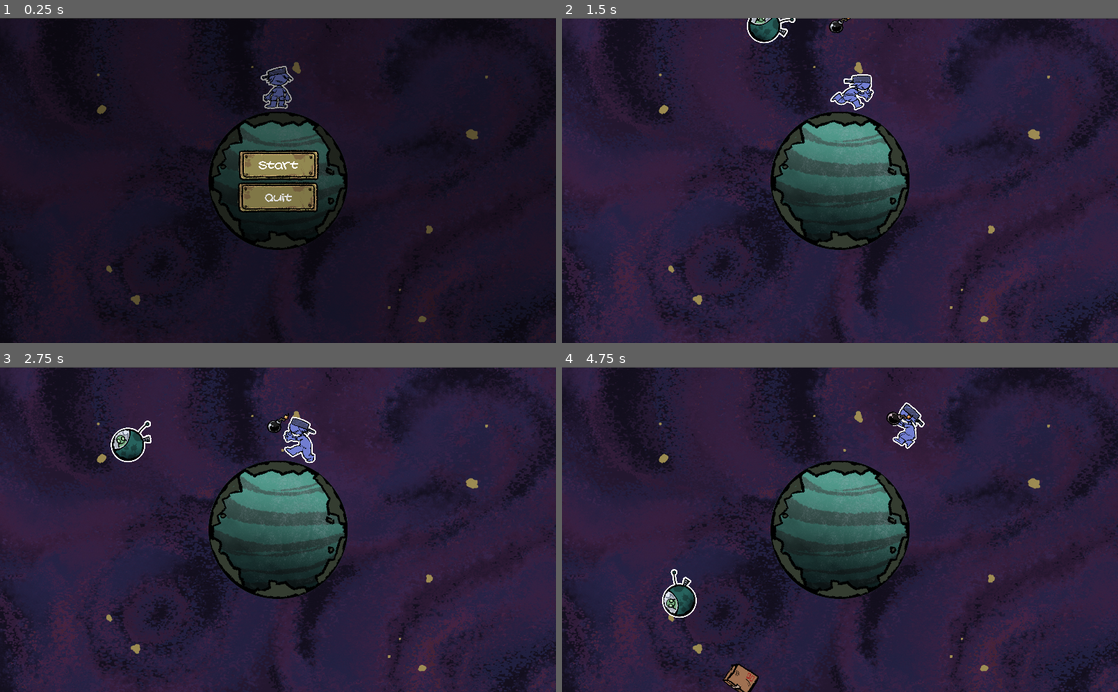
Above: before the commit, frames 1-4 (two rows, left to right).
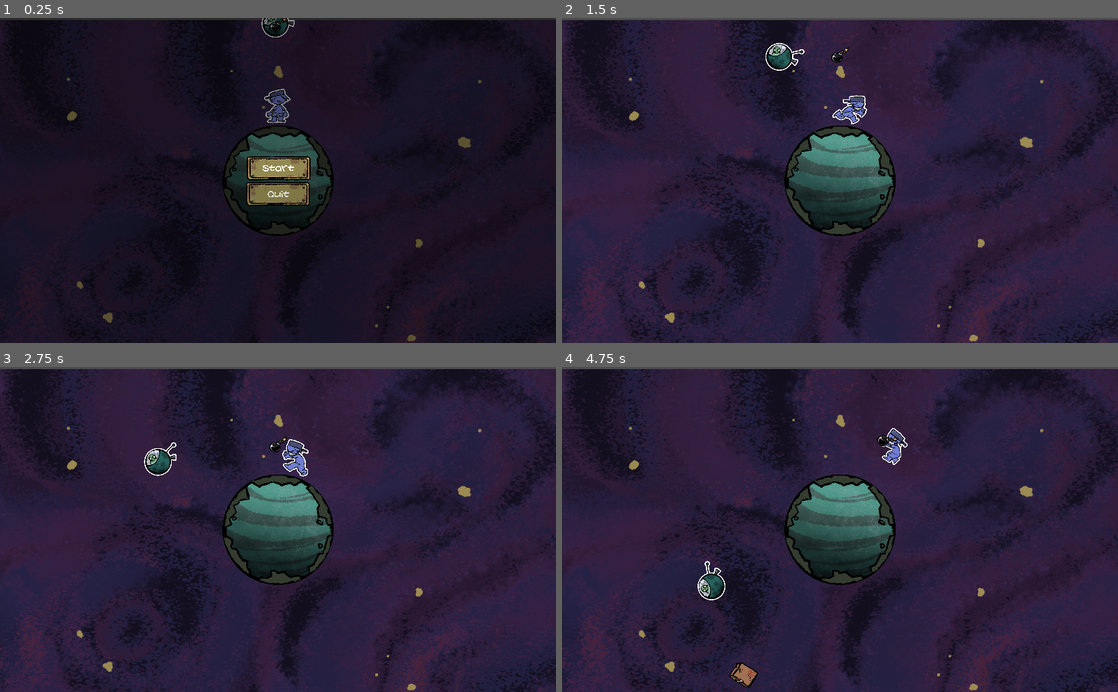
Above: after the commit, the same moments.

Repository: DanGrenade/TinyWorldJam
Game: Godot game, scene res://Scenes/GameTest.tscn
Same seed, same stepped clock (60 frames per second), same inputs: the game is played once before the commit and once after it. The project has no main scene, so this scene is started directly.
Inputs:
- Up to frame 1 (0.25 s): no input
- Up to frame 2 (1.5 s): click "Start" at 0.5 s; hold D (move_right) from 1.28 s (still down); tap E (box_grab) at 1.35 s
- Up to frame 3 (2.75 s): tap Space (jump) at 1.52, 2.27 s; release D (move_right) at 2.03 s; hold Left (move_left) from 2.03 s (still down); tap E (box_grab) at 2.1 s
- Up to frame 4 (4.75 s): release Left (move_left) at 2.78 s; hold D (move_right) 2.78-4.28 s; tap E (box_grab) at 2.85, 3.6, 4.35 s; tap Space (jump) at 3.77, 4.52 s; hold Left (move_left) from 4.28 s (still down)

The runs differ from the first frame. In frame 1, 5.9% of the frame differs, in the area x 0-100%, y 0-100%; in frame 2, 16%; in frame 3, 16%; in frame 4, 16%.

Commit message:
Issue 031 - Zoomed out camera slightly. Also fixed some signal issues.

Diff:
--- a/Scenes/GameTest.tscn
+++ b/Scenes/GameTest.tscn
@@ -21,15 +21,15 @@
 position = Vector2( -2, 0 )
 rotating = true
 current = true
-zoom = Vector2( 4, 4 )
+zoom = Vector2( 5, 5 )
 script = ExtResource( 3 )
 player_follow_path = NodePath("../../GameManager/PlayerCharacter")
 
 [node name="TextureRect" type="TextureRect" parent="Camera2D"]
-margin_left = -2055.0
-margin_top = -1195.0
-margin_right = 2071.0
-margin_bottom = 1209.0
+margin_left = -2898.0
+margin_top = -1483.0
+margin_right = 2565.0
+margin_bottom = 1700.0
 texture = ExtResource( 8 )
 expand = true
 __meta__ = {
@@ -65,10 +65,10 @@
 position = Vector2( 0, 1 )
 
 [node name="ColorRect" parent="Start_Menu/YSort" index="0"]
-margin_left = -1533.0
-margin_top = -905.0
-margin_right = 2622.0
-margin_bottom = 1518.0
+margin_left = -2437.0
+margin_top = -1205.0
+margin_right = 3115.0
+margin_bottom = 2034.0
 
 [node name="GameOver" parent="." instance=ExtResource( 10 )]
 visible = false
@@ -77,6 +77,7 @@
 margin_right = -1033.18
 margin_bottom = -592.309
 rect_scale = Vector2( 4, 4 )
+[connection signal="switch_game_state_signal" from="." to="GarbageSpawner" method="_on_GameManager_switch_game_state_signal"]
 [connection signal="switch_game_state_signal" from="." to="Alien_Ship" method="_on_GameManager_switch_game_state_signal"]
 [connection signal="switch_game_state_signal" from="." to="Camera2D" method="_on_GameManager_switch_game_state_signal"]
 [connection signal="switch_game_state_signal" from="." to="PlayerCharacter" method="_on_GameManager_switch_game_state_signal"]
